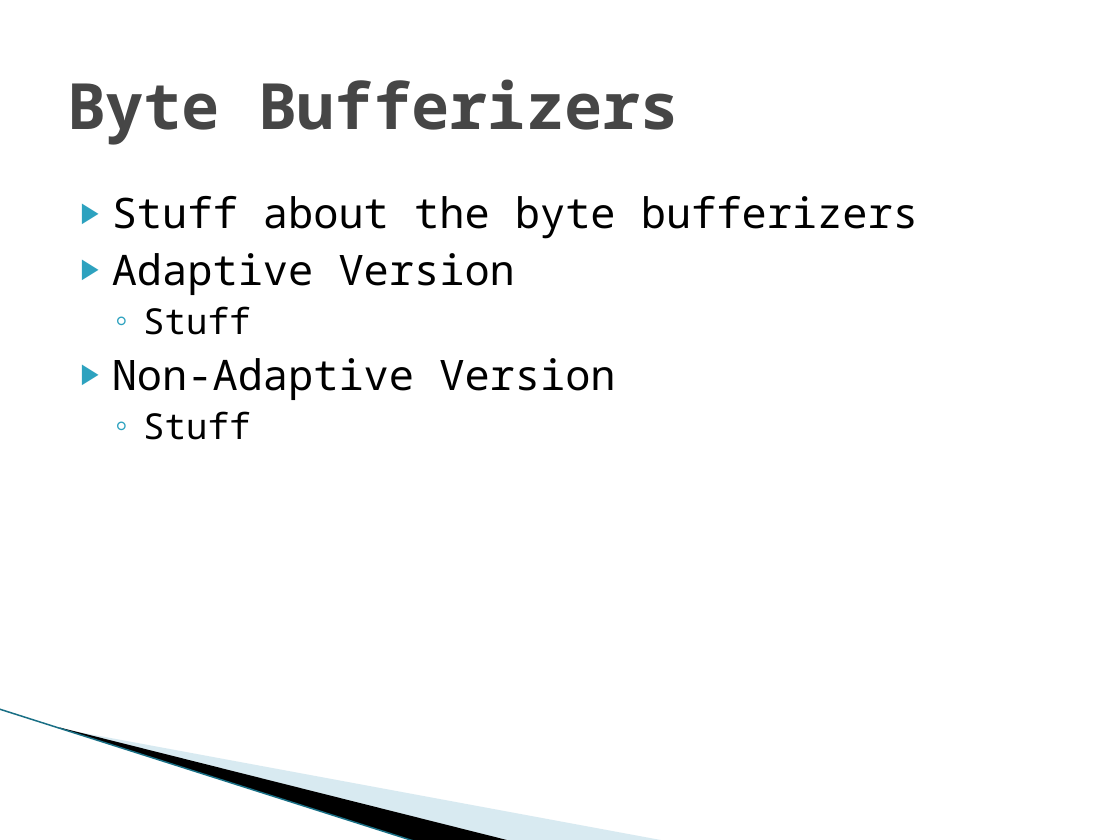
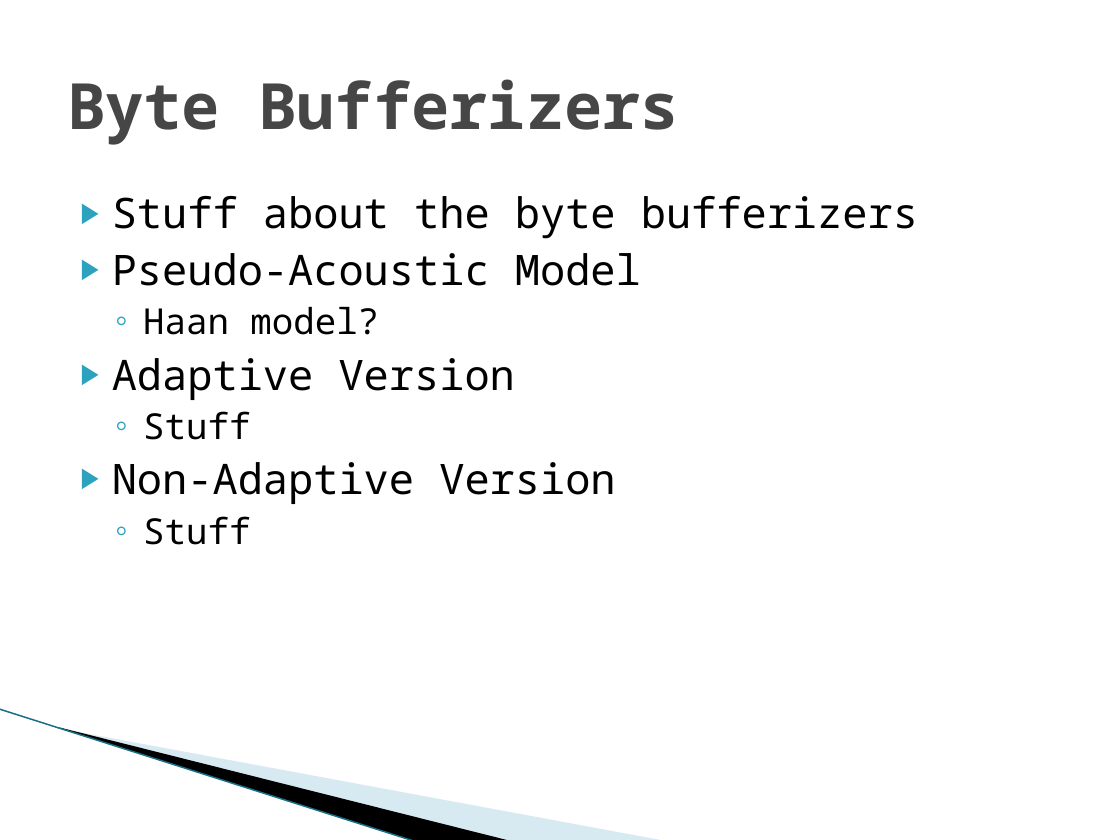
Before and after one commit to ericaddison/Algs_Term_Project, a slide deck: slide 6 of report/JET Audio Encoder.pptx. Drawn at 1120x840 pixels with LibreOffice and Linux fonts; fonts in the diff are those of the drawing; background and template pictures are left out. Boxes give left, top, right and bottom in pixels: in the first picture for what was removed or moved away, otherwise in the second. Text is boxed around its words. In the diff, an @@ line names an element or a change of style, - is before the commit and + after.

```diff
--- a/report/JET Audio Encoder.pptx
+++ b/report/JET Audio Encoder.pptx
@@ text at (112, 253, 641, 335): paragraphs added @@
+▶ Pseudo-Acoustic Model
+  ◦ Haan model?
```
Also in this commit, not shown: 2 other slides changed.
